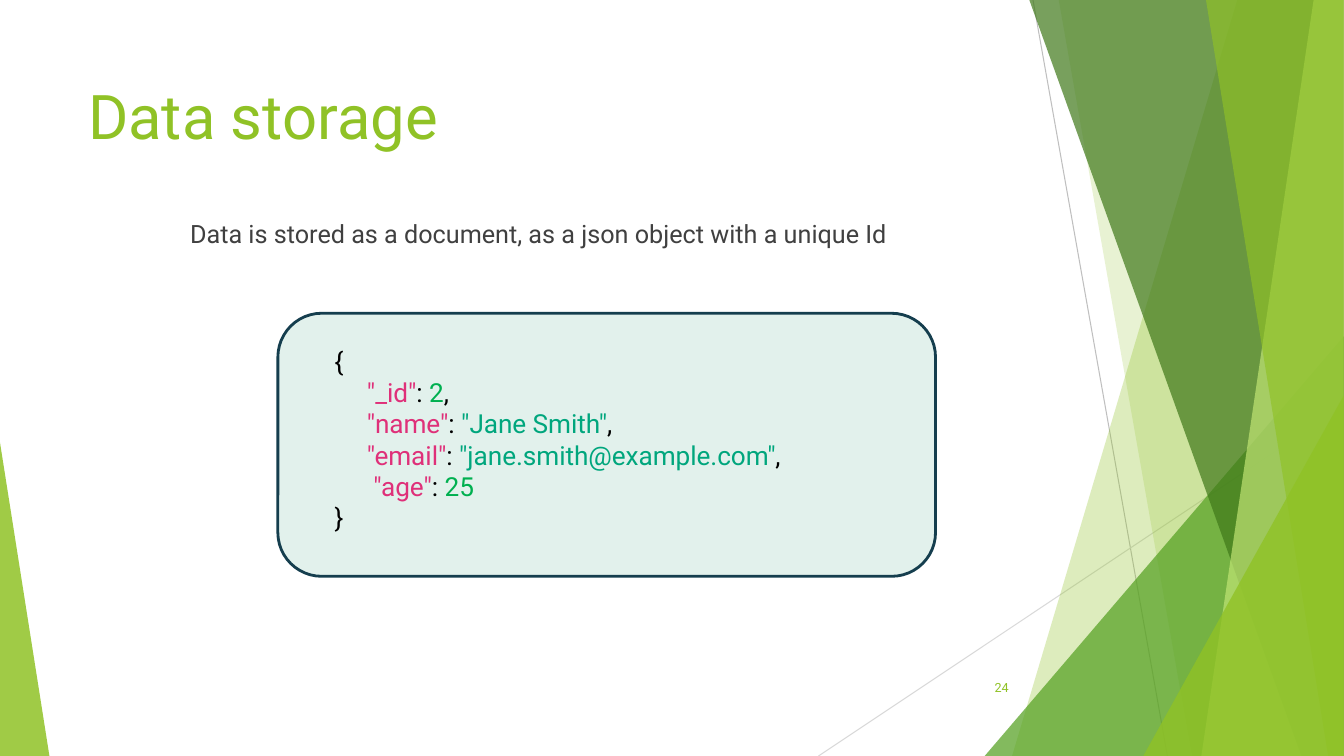
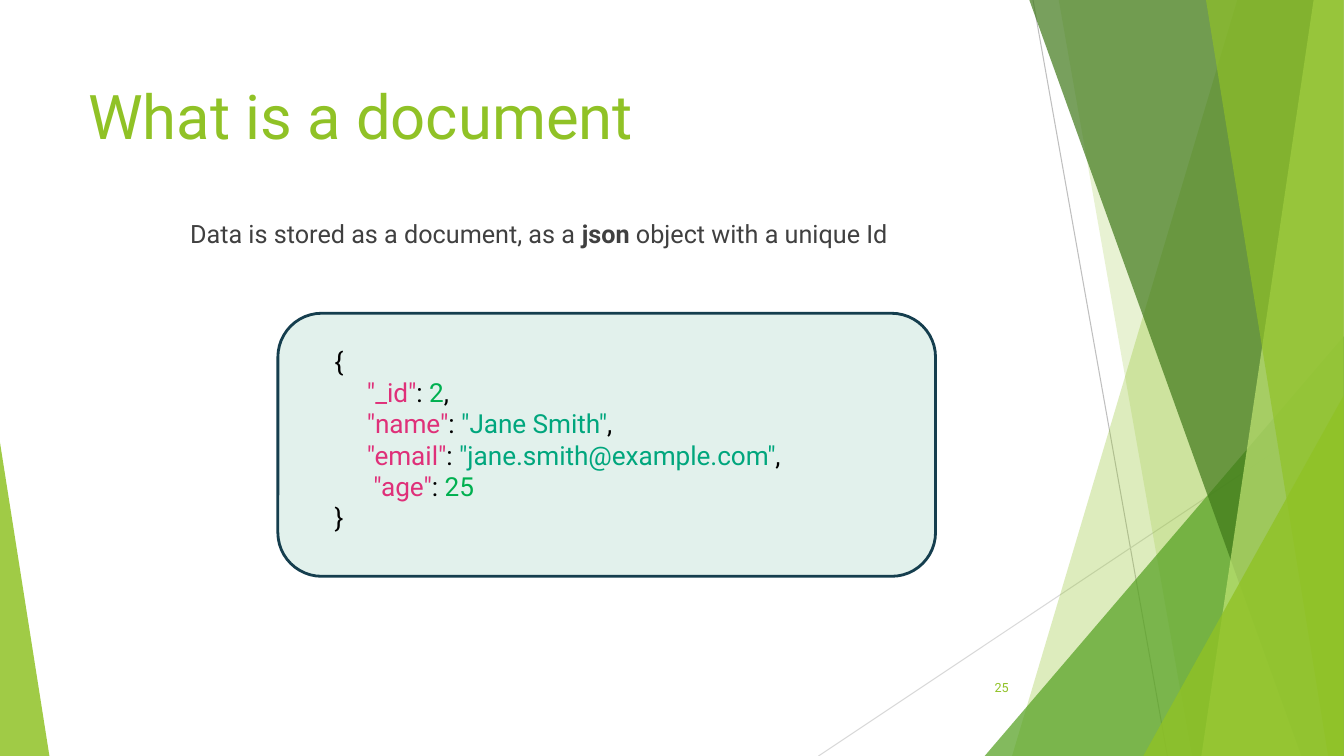
Before and after one commit to zwergon/ensg_search, a slide deck: slide 25 of docs/NoSQL introduction.pptx (slide 24 before the commit). Drawn at 1344x756 pixels with LibreOffice and Linux fonts; fonts in the diff are those of the drawing. Boxes give left, top, right and bottom in pixels: in the first picture for what was removed or moved away, otherwise in the second. Text is boxed around its words. In the diff, an @@ line names an element or a change of style, - is before the commit and + after.

```diff
--- a/docs/NoSQL introduction.pptx
+++ b/docs/NoSQL introduction.pptx
@@ title at box(88, 92, 633, 140): text changed @@
-Data storage
+What is a document
@@ text "Data is stored as a ..." at box(190, 224, 887, 249): bold on in "json" @@
@@ page number at box(995, 683, 1009, 692): text changed @@
-24
+25
```
Also in this commit, not shown: 35 slides added, 8 other files.
